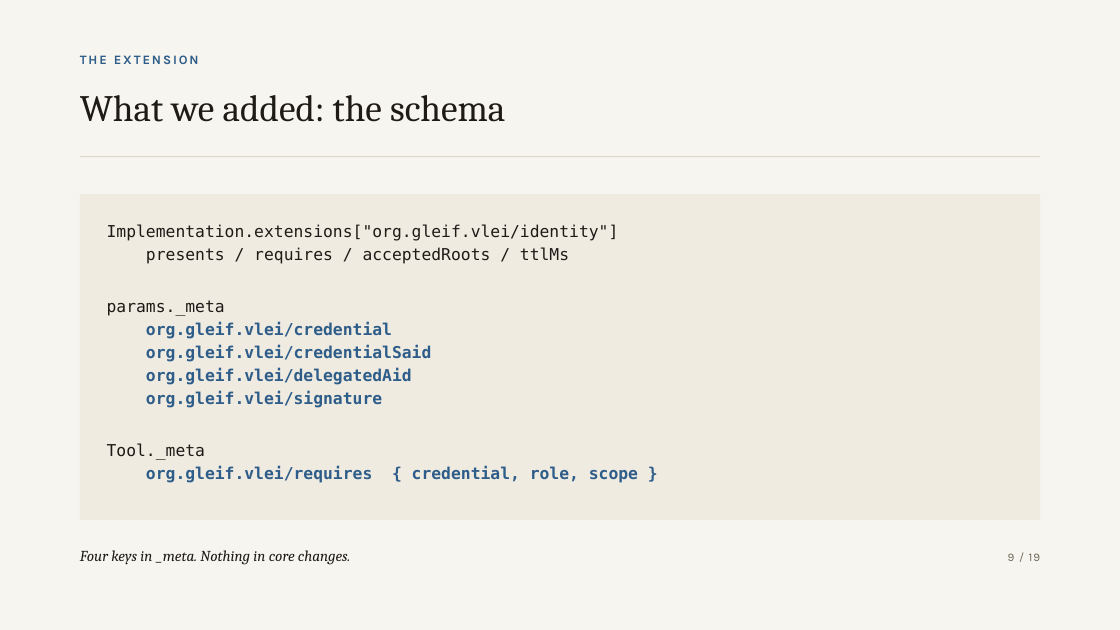
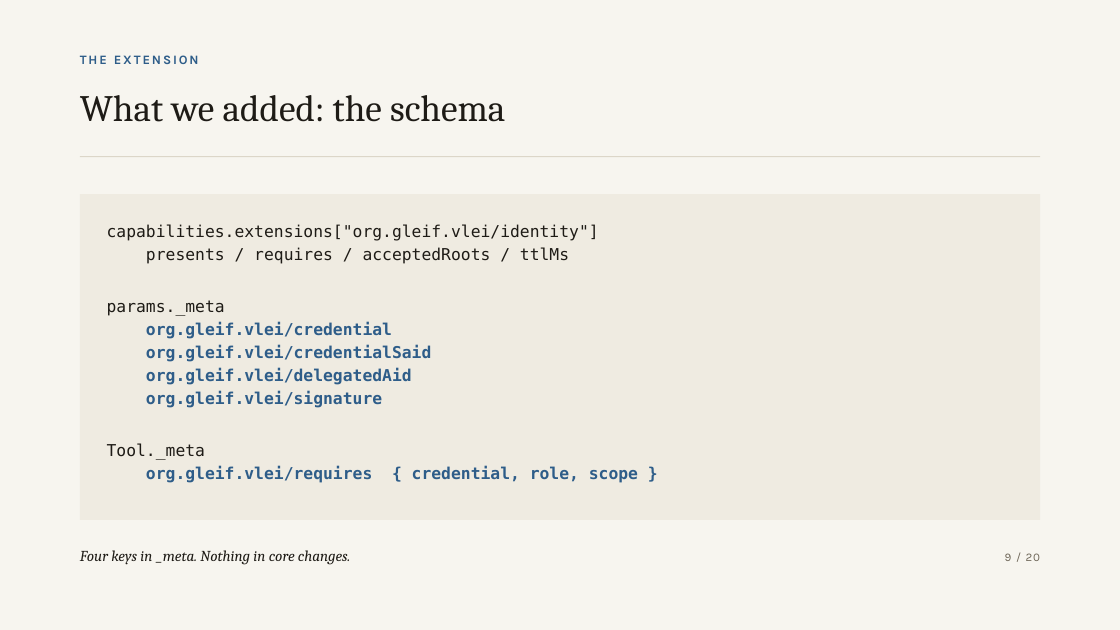
Before and after one commit to zuemen/mcp-vlei, a slide deck: slide 9 of docs/slides/mcp-vlei.pptx. Drawn at 1120x630 pixels with LibreOffice and Linux fonts; fonts in the diff are those of the drawing. Boxes give left, top, right and bottom in pixels: in the first picture for what was removed or moved away, otherwise in the second. Text is boxed around its words. In the diff, an @@ line names an element or a change of style, - is before the commit and + after.

```diff
--- a/docs/slides/mcp-vlei.pptx
+++ b/docs/slides/mcp-vlei.pptx
@@ text at [107,224,599,241]: text changed @@
-Implementation.extensions["org.gleif.vlei/identity"]
+capabilities.extensions["org.gleif.vlei/identity"]
@@ text at [1005,553,1041,561]: text changed @@
-9 / 19
+9 / 20
```
Also in this commit, not shown: 17 other slides changed, 2 slides added, 1 slide removed, 19 other files.
